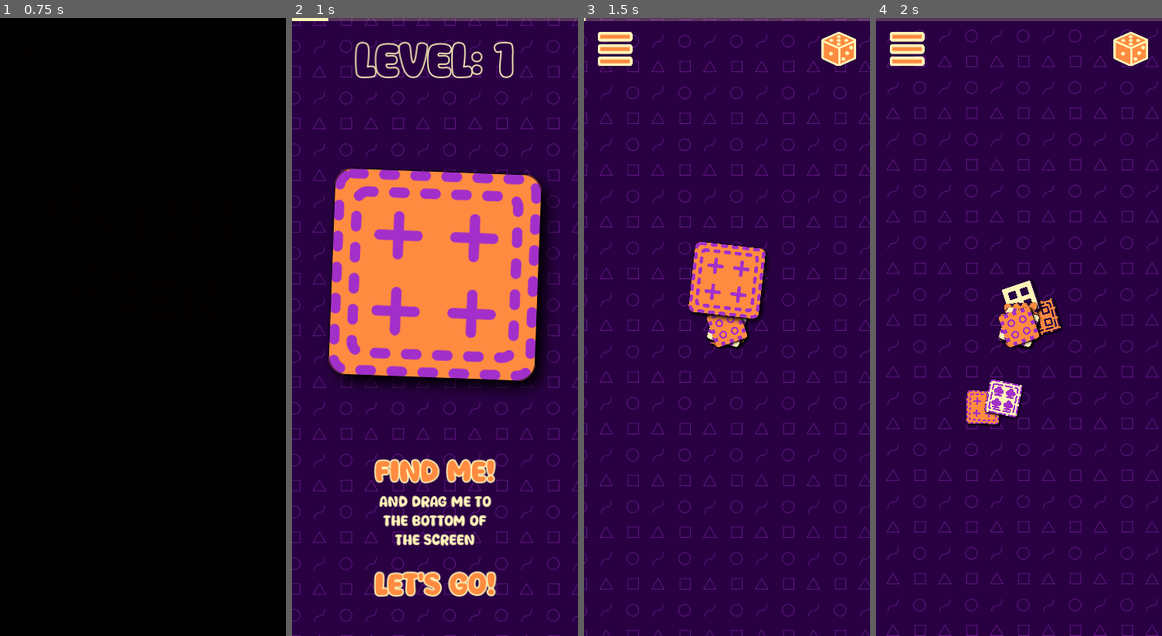
Above: before the commit, frames 1-4 (left to right).
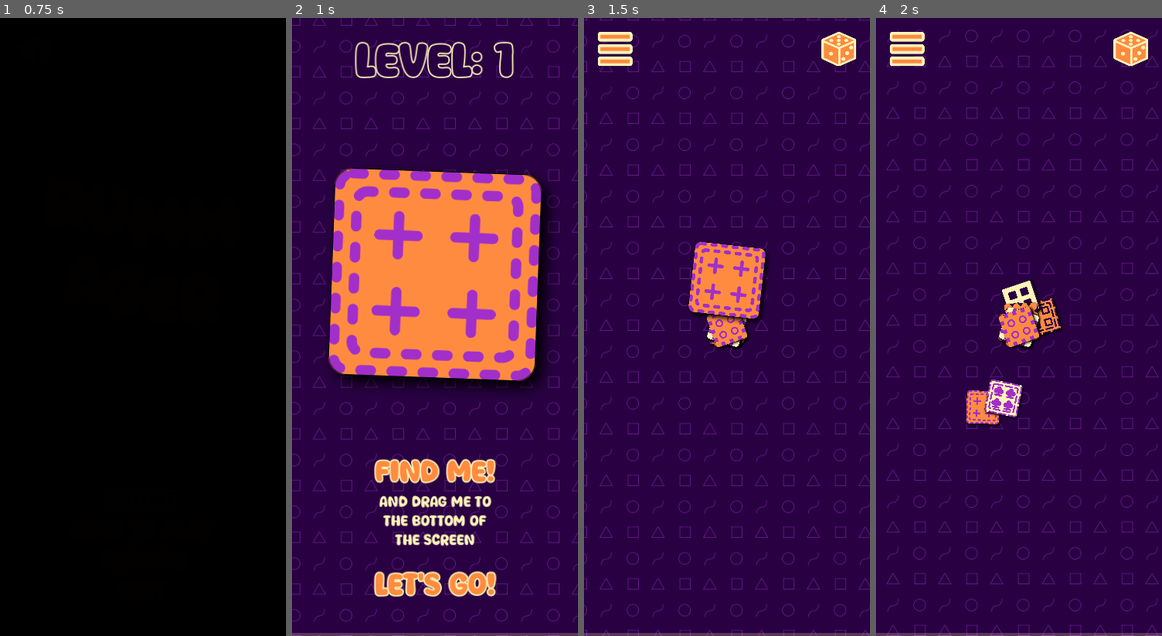
Above: after the commit, the same moments.

Repository: magopian/rummager
Game: Godot game, scene res://start_menu.tscn
The game is run twice, just before and just after one commit, with the same random seed, the same clock (stepped at 60 frames per second) and the same inputs. Sound files missing from this copy of the repository are replaced by a short silence.
Inputs (mouse positions are in pixels of both pictures, inside the frame that each line leads up to):
- Up to frame 1 (0.75 s): click "START" at 0.5 s
- Up to frame 2 (1 s): no input
- Up to frame 3 (1.5 s): click (727, 327) at 1.27 s
- Up to frame 4 (2 s): no input

Frame 1 is identical in both runs. In frame 2, 1.0% of the frame differs, in the area x 0-100%, y 0-100%; in frame 3, 1.0%; in frame 4, 1.0%.

Commit message:
Remove all cards that correspond to the bonus card (not shown yet)

Diff:
--- a/card.gd
+++ b/card.gd
@@ -18,6 +18,7 @@
 @export var medium_scale: Vector2 = Vector2(0.5, 0.5)
 @export var big_scale: Vector2 = Vector2(1, 1)
 @export var data: Dictionary
+@export var to_find: bool = false
 
 
 var held = false
--- a/game.gd
+++ b/game.gd
@@ -15,6 +15,7 @@
 @onready var explanation: VBoxContainer = %Explanation
 @onready var timer: Timer = %Timer
 @onready var camera_shaker: Node2D = %CameraShaker
+@onready var progress: CanvasLayer = %Progress
 
 @onready var card_scene: PackedScene = preload("res://card.tscn")
 
@@ -46,6 +47,7 @@
 	shuffle_button.pressed.connect(_on_shuffle_clicked)
 	pick_me_canvas_layer.button_pressed.connect(_on_lets_go_button_pressed)
 	lets_go_button.button_pressed.connect(_on_lets_go_button_pressed)
+	Global.max_progress.connect(_on_max_progress)
 	timer.timeout.connect(zoom_in)
 
 	# Instantiate cards
@@ -59,6 +61,7 @@
 		var card: Card = new_card(all_permutations)
 		instantiated_cards.append(card)
 	card_to_find = instantiated_cards[0]
+	card_to_find.to_find = true
 	instantiated_cards.shuffle()
 	for card in instantiated_cards:
 		cards.add_child(card)
@@ -142,9 +145,9 @@
 func shuffle_out() -> void:
 	var x: int = 0
 	var total_num_cards: float = cards.get_child_count()
-	var speed: float = 1 / total_num_cards
-	for card in cards.get_children():
-		card.shuffle(get_random_position(), x * speed)
+	var interval: float = 1 / total_num_cards
+	for card in (cards.get_children() as Array[Card]):
+		card.shuffle(get_random_position(), x * interval)
 		x += 1
 
 
@@ -152,9 +155,9 @@
 	var x: int = 0
 	var tween: Tween
 	var total_num_cards: float = cards.get_child_count()
-	var speed: float = 1 / total_num_cards
+	var interval: float = 1 / total_num_cards
 	for card in (cards.get_children() as Array[Card]):
-		tween = card.unshuffle(1, x * speed)
+		tween = card.unshuffle(1, x * interval)
 		x += 1
 	return tween
 
@@ -163,10 +166,10 @@
 	var tween: Tween
 	var x: int = 0
 	var total_num_cards: float = cards.get_child_count()
-	var speed: float = 1 / total_num_cards
+	var interval: float = 1 / total_num_cards
 	for card in (cards.get_children() as Array[Card]):
 		if card != card_to_find:
-			tween = card.explode_out(x * speed)
+			tween = card.explode_out(x * interval)
 		else:
 			tween = card.unshuffle(1, 1)
 		x += 1
@@ -198,8 +201,6 @@
 	if thrown_out_bottom(card):
 		if card == card_to_find:
 			Music.play_win()
-			Global.time_elapsed = Time.get_ticks_msec() - Global.time_started
-			Global.time_elapsed_rummage = Time.get_ticks_msec() - Global.time_started_rummage
 			await explode_out()
 			fade_transition.fade_to_file("res://you_win.tscn")
 		else:
@@ -255,3 +256,26 @@
 	print("score: ", Global.score)
 	camera_shaker.apply_shake(force)
 	card.discard(force)
+
+
+func _on_max_progress() -> void:
+	var characteristics: Array[String] = ["background_colors", "colors", "patterns", "borders"]
+	var random_characteristic: String = characteristics.pick_random()
+	var bonus_card_data: Dictionary = {
+		"background_color": null,
+		"color": null,
+		"pattern_sprite": null,
+		"border_sprite": null,
+	}
+	match random_characteristic:
+		"background_colors":
+			bonus_card_data["background_color"] = background_colors.pick_random()
+		"colors":
+			bonus_card_data["color"] = colors.pick_random()
+		"patterns":
+			bonus_card_data["pattern_sprite"] = patterns.pick_random()
+		"borders":
+			bonus_card_data["border_sprite"] = borders.pick_random()
+	var bonus_card: Card = card_scene.instantiate()
+	bonus_card.data = bonus_card_data
+	progress.animate_max(bonus_card, cards)
--- a/game.tscn
+++ b/game.tscn
@@ -225,6 +225,7 @@
 visible = false
 
 [node name="Progress" parent="." instance=ExtResource("62_tbnfq")]
+unique_name_in_owner = true
 
 [node name="Timer" type="Timer" parent="."]
 unique_name_in_owner = true
--- a/global.gd
+++ b/global.gd
@@ -1,4 +1,8 @@
 extends Node2D
+
+
+signal max_progress
+
 
 @export var level: int:
 	get = get_level,
--- a/progress.gd
+++ b/progress.gd
@@ -2,25 +2,39 @@
 
 @onready var progress_bar: ProgressBar = %ProgressBar
 @onready var sparks: GPUParticles2D = %Sparks
+@onready var bonus_card_spawn_point: Control = %BonusCardSpawnPoint
 
 
 var animating_max: bool = false
 
 
 func _ready() -> void:
+	progress_bar.value = 0
 	sparks.emitting = false
 
 
 func _process(_delta: float) -> void:
-	progress_bar.value = lerp(progress_bar.value, float(Global.score), 0.1)
-	if progress_bar.value >= progress_bar.max_value and not animating_max:
+	if animating_max:
+		return
+	var score_to_progress: float = Global.score % 100
+	var lerp_to: float = score_to_progress
+	if score_to_progress < progress_bar.value:  # We went past the max score, so finish lerping to max score
+		lerp_to = progress_bar.max_value + 5  # Add 5 to make sure lerping brings us over the progress_bar.max_value
+	progress_bar.value = lerp(progress_bar.value, lerp_to, 0.1)
+	if progress_bar.value >= progress_bar.max_value:  # And now animate the "max score reached"
 		animating_max = true
-		animate_max()
+		Global.max_progress.emit()
 
 
-func animate_max() -> void:
-	print("max!")
+func animate_max(bonus_card: Card, cards_container: Node) -> void:
+	print("Animate max with bonus card: ", bonus_card.data)
+
+	# Start the sparks at the end of the progress bar
+	sparks.scale = Vector2.ONE
+	sparks.lifetime = 1
+	sparks.global_position = bonus_card_spawn_point.global_position
 	sparks.emitting = true
+
 	# Glow the progress bar
 	var tween: Tween = create_tween().set_ease(Tween.EASE_OUT).set_trans(Tween.TRANS_CUBIC)
 	var initial_color: Color = progress_bar.get("theme_override_styles/fill").bg_color
@@ -33,11 +47,56 @@
 	tween.tween_property(progress_bar, "theme_override_styles/fill:bg_color", initial_color, 0.15)
 	tween.tween_property(progress_bar, "scale", Vector2.ONE, 0.15)
 	tween.tween_interval(0.15)
-	tween.set_loops(5)
+	tween.set_loops(3)
 	await tween.finished
+
 	# Animate the sparks to the center of the screen
 	var tween_sparks: Tween = create_tween().set_ease(Tween.EASE_OUT).set_trans(Tween.TRANS_CUBIC)
 	tween_sparks.tween_property(sparks, "global_position", Global.viewport_size / 2, 1)
-	tween_sparks.tween_property(sparks, "scale", Vector2.ONE * 5, 2)
+	tween_sparks.tween_property(sparks, "scale", Vector2.ONE * 3, 1)
+	tween_sparks.set_parallel(true)
+	tween_sparks.tween_property(sparks, "lifetime", 1.5, 1)
 	await tween_sparks.finished
+
+	# Sparks have a lifetime of 1.5, and the removal of cards should take 1s.
+	# Stop emitting now so the last particles will be dying short after the last card was removed.
 	sparks.emitting = false
+
+	await remove_cards(bonus_card, cards_container)
+
+	# Reset
+	print("reset")
+	animating_max = false
+	progress_bar.value = 0
+
+
+func remove_cards(bonus_card: Card, cards_container: Node) -> void:
+	var cards_to_remove: Array[Card] = []
+	var characteristics: Array[String] = ["background_color", "color", "pattern_sprite", "border_sprite"]
+	for charac in characteristics:
+		var bonus_charac = bonus_card.data[charac]
+		if not bonus_charac:
+			continue
+		for card in (cards_container.get_children() as Array[Card]):
+			if card.to_find:  # Don't destroy the card to find!
+				continue
+			if card.data[charac] == bonus_charac:
+				cards_to_remove.push_back(card)
+	var total_cards_to_remove: int = cards_to_remove.size()
+	print("cards to remove: ", total_cards_to_remove)
+
+	var center: Vector2 = Global.viewport_size / 2
+	var interval: float = 0
+	if total_cards_to_remove:
+		interval = 1 / cards_to_remove.size()
+	var tween: Tween
+	for card in cards_to_remove:
+		tween = create_tween().set_ease(Tween.EASE_OUT).set_trans(Tween.TRANS_CUBIC)
+		tween.set_parallel(true)
+		tween.tween_interval(interval)
+		tween.tween_property(card, "position", center, 1)
+		tween.tween_property(card, "scale", Vector2.ZERO, 1)
+	await tween.finished
+	for card in cards_to_remove:
+		if card.is_inside_tree() and is_instance_valid(card):
+			card.queue_free()
--- a/progress.tscn
+++ b/progress.tscn
@@ -15,14 +15,26 @@
 [sub_resource type="CurveTexture" id="CurveTexture_0drlj"]
 curve = SubResource("Curve_pkvdt")
 
+[sub_resource type="Curve" id="Curve_vbtkt"]
+min_value = -200.0
+max_value = 200.0
+_data = [Vector2(0.00363636, -39.4524), 0.0, 5.29676, 0, 0, Vector2(0.327273, -39.4524), 0.0, 0.0, 0, 0, Vector2(1, 200), 0.0, 0.0, 0, 0]
+point_count = 3
+
+[sub_resource type="CurveTexture" id="CurveTexture_uukw6"]
+curve = SubResource("Curve_vbtkt")
+
 [sub_resource type="ParticleProcessMaterial" id="ParticleProcessMaterial_te77g"]
 particle_flag_disable_z = true
-angle_min = 1.07288e-05
-angle_max = 360.0
-spread = 180.0
-initial_velocity_min = 30.0
-initial_velocity_max = 40.0
+emission_shape = 6
+emission_ring_axis = Vector3(0, 0, 1)
+emission_ring_height = 100.0
+emission_ring_radius = 100.0
+emission_ring_inner_radius = 90.0
 gravity = Vector3(0, 0, 0)
+linear_accel_curve = SubResource("CurveTexture_uukw6")
+radial_accel_min = -200.0
+radial_accel_max = -50.0
 scale_max = 5.0
 color = Color(1, 0.956863, 0.721569, 1)
 alpha_curve = SubResource("CurveTexture_0drlj")
@@ -30,31 +42,43 @@
 [node name="Progress" type="CanvasLayer"]
 script = ExtResource("1_6gbv0")
 
-[node name="ProgressBar" type="ProgressBar" parent="."]
+[node name="Control" type="Control" parent="."]
+custom_minimum_size = Vector2(0, 5)
+layout_mode = 3
+anchors_preset = 12
+anchor_top = 1.0
+anchor_right = 1.0
+anchor_bottom = 1.0
+grow_horizontal = 2
+grow_vertical = 0
+size_flags_vertical = 8
+
+[node name="ProgressBar" type="ProgressBar" parent="Control"]
 unique_name_in_owner = true
-anchors_preset = 10
+layout_mode = 1
+anchors_preset = 15
 anchor_right = 1.0
-offset_bottom = 5.0
+anchor_bottom = 1.0
 grow_horizontal = 2
+grow_vertical = 2
 theme_override_styles/background = SubResource("StyleBoxFlat_v3igy")
 theme_override_styles/fill = SubResource("StyleBoxFlat_06pay")
 value = 50.0
 show_percentage = false
 
-[node name="Control" type="Control" parent="."]
-layout_mode = 3
+[node name="BonusCardSpawnPoint" type="Control" parent="Control"]
+unique_name_in_owner = true
+layout_mode = 1
 anchors_preset = 6
 anchor_left = 1.0
 anchor_top = 0.5
 anchor_right = 1.0
 anchor_bottom = 0.5
-offset_top = -445.5
-offset_bottom = -445.5
 grow_horizontal = 0
 grow_vertical = 2
 
-[node name="Sparks" type="GPUParticles2D" parent="Control"]
+[node name="Sparks" type="GPUParticles2D" parent="Control/BonusCardSpawnPoint"]
 unique_name_in_owner = true
-amount = 100
+amount = 500
 process_material = SubResource("ParticleProcessMaterial_te77g")
 randomness = 0.7
Not shown: 1 places in progress.tscn that only renumber resources
